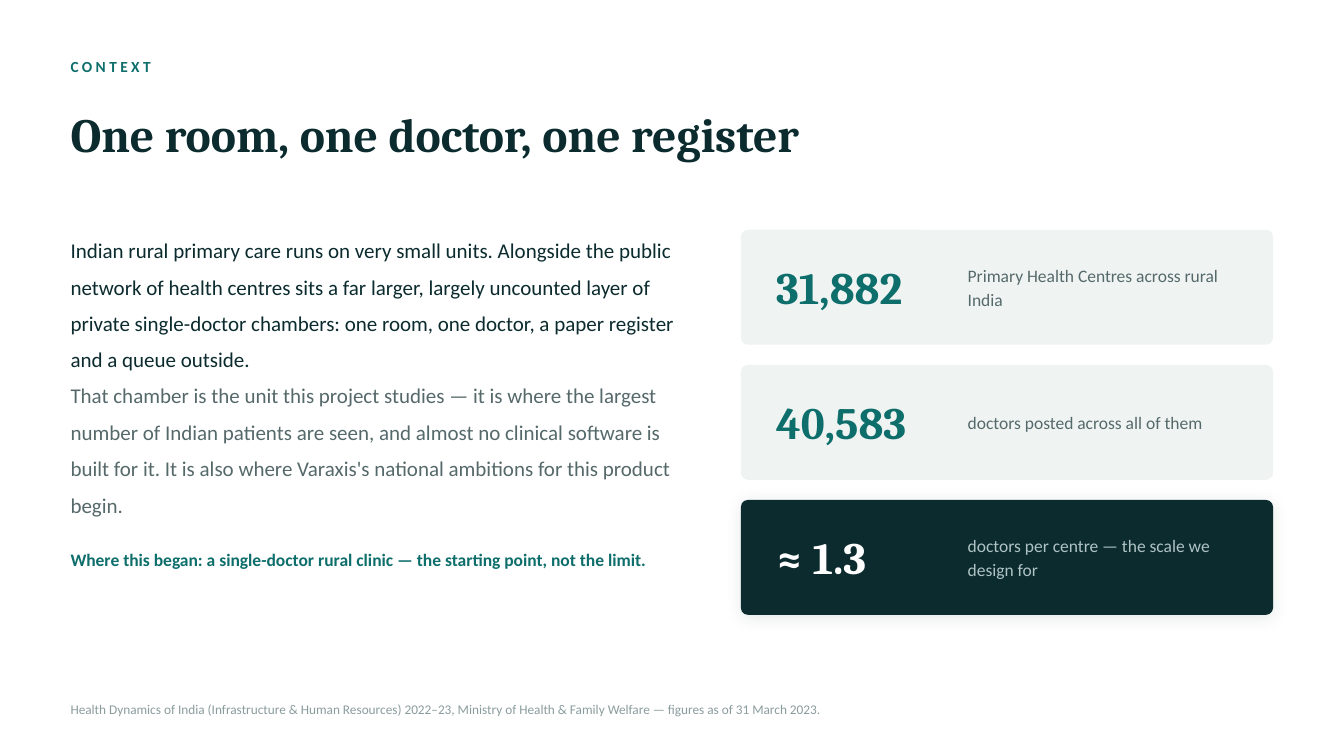
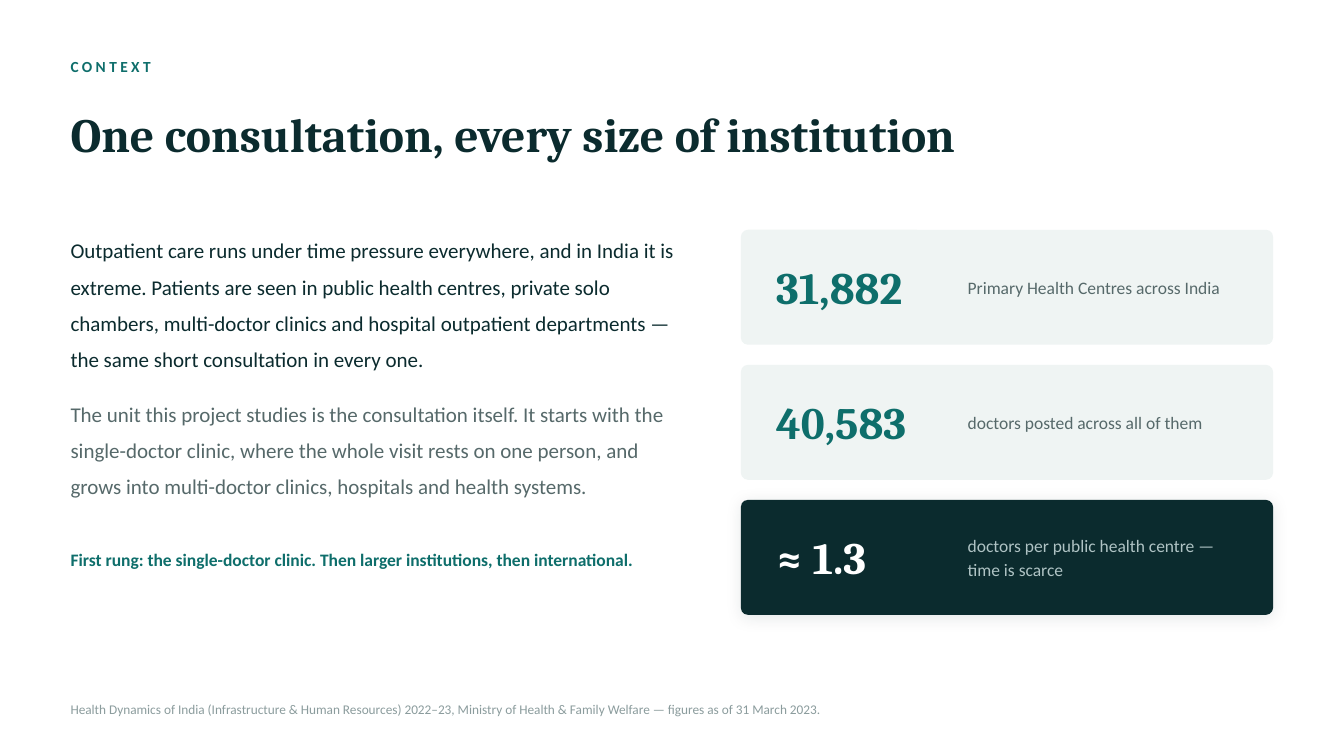
Before and after one commit to realishaanseal/clinicos, a slide deck: slide 2 of artifacts/ClinicOS_DesignThinking_Deck.pptx. Drawn at 1344x756 pixels with LibreOffice and Linux fonts; fonts in the diff are those of the drawing. Boxes give left, top, right and bottom in pixels: in the first picture for what was removed or moved away, otherwise in the second. Text is boxed around its words. In the diff, an @@ line names an element or a change of style, - is before the commit and + after.

```diff
--- a/artifacts/ClinicOS_DesignThinking_Deck.pptx
+++ b/artifacts/ClinicOS_DesignThinking_Deck.pptx
@@ text at <box>71,118,955,163</box>: text changed @@
-One room, one doctor, one register
+One consultation, every size of institution
@@ text at <box>71,243,673,371</box>: text changed @@
-Indian rural primary care runs on very small units. Alongside the public network of health centres sits a far larger, largely uncounted layer of private single-doctor chambers: one room, one doctor, a paper register and a queue outside.
+Outpatient care runs under time pressure everywhere, and in India it is extreme. Patients are seen in public health centres, private solo chambers, multi-doctor clinics and hospital outpatient departments — the same short consultation in every one.
@@ text at <box>968,282,1220,297</box>: text changed @@
-Primary Health Centres across rural India
+Primary Health Centres across India
@@ text at <box>71,407,663,498</box>: text changed @@
-That chamber is the unit this project studies — it is where the largest number of Indian patients are seen, and almost no clinical software is built for it. It is also where Varaxis's national ambitions for this product begin.
+The unit this project studies is the consultation itself. It starts with the single-doctor clinic, where the whole visit rests on one person, and grows into multi-doctor clinics, hospitals and health systems.
@@ text at <box>71,553,633,569</box>: text changed @@
-Where this began: a single-doctor rural clinic — the starting point, not the limit.
+First rung: the single-doctor clinic. Then larger institutions, then international.
@@ text at <box>968,540,1195,576</box>: text changed @@
-doctors per centre — the scale we design for
+doctors per public health centre — time is scarce
```
Also in this commit, not shown: 5 other slides changed, 2 other files.
